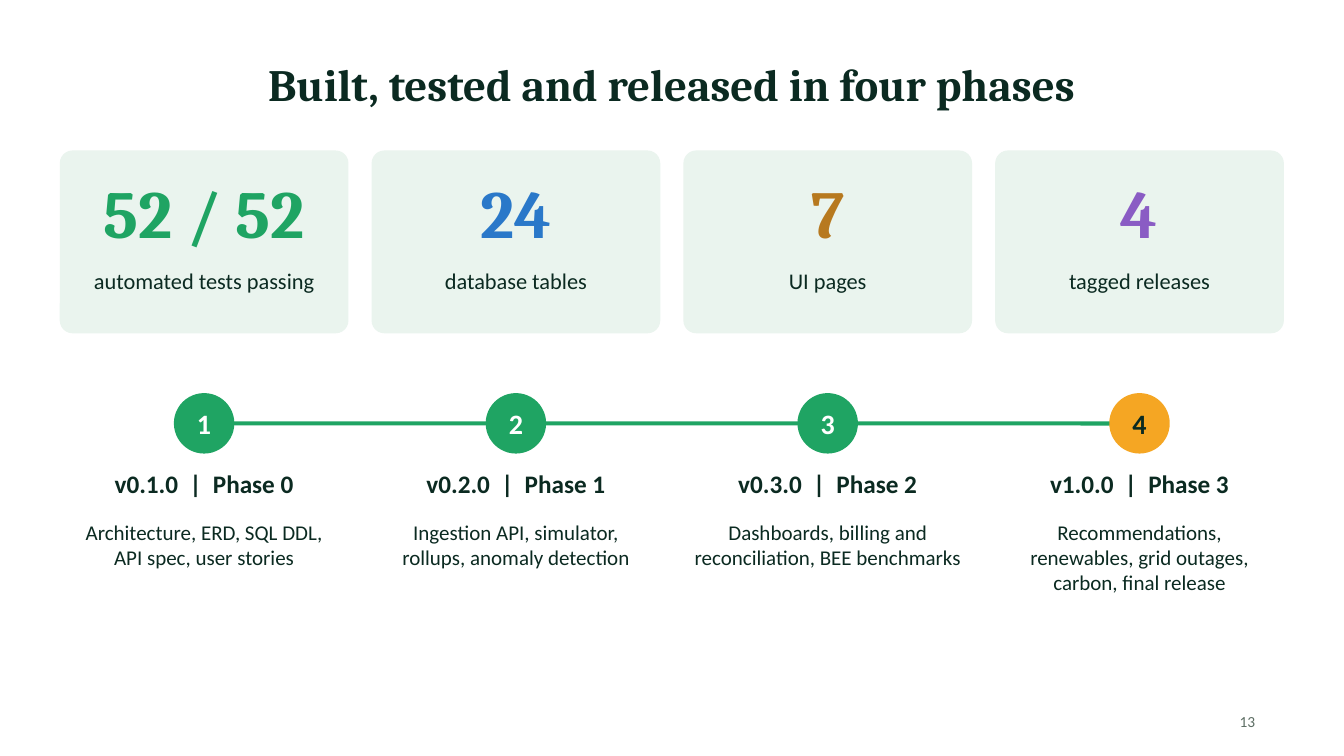
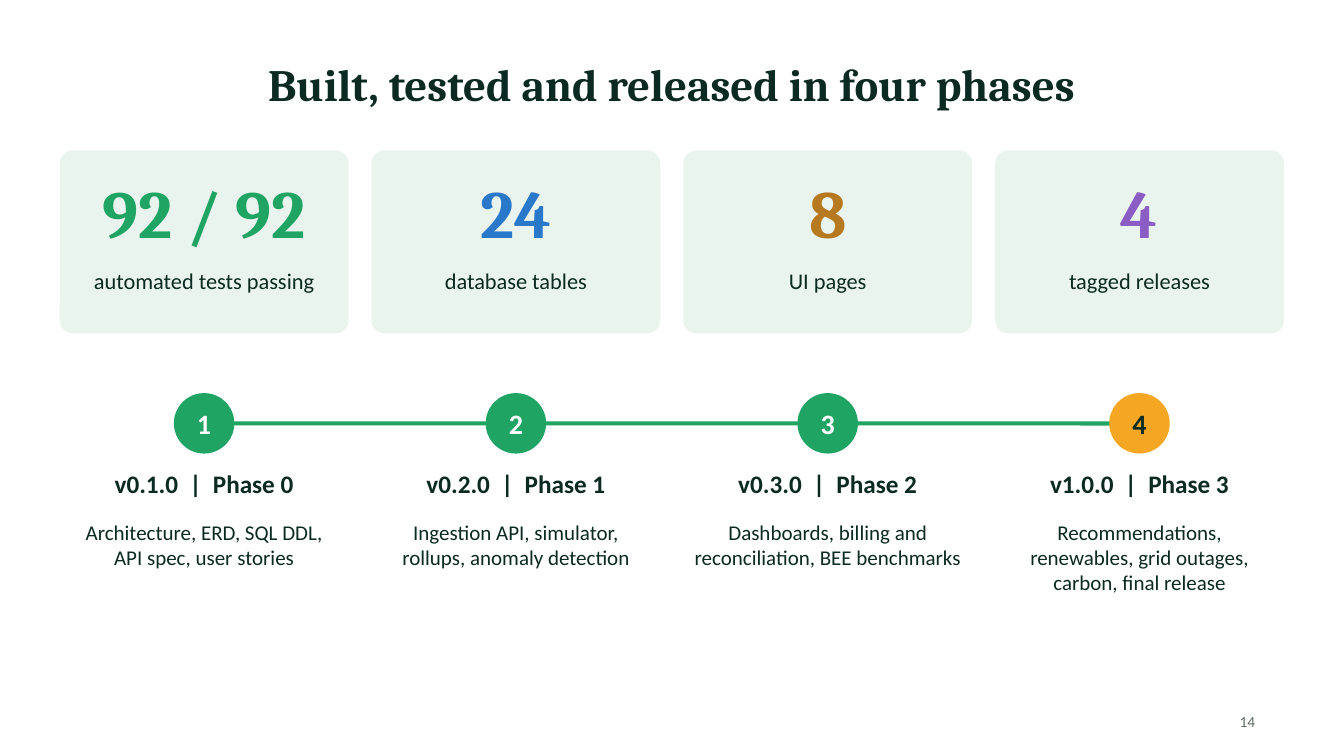
Before and after one commit to Priyanshu2068/mca2-fsdpython-greengrid, a slide deck: slide 14 of submission/2_Project_Presentation.pptx (slide 13 before the commit). Drawn at 1344x756 pixels with LibreOffice and Linux fonts; fonts in the diff are those of the drawing. Boxes give left, top, right and bottom in pixels: in the first picture for what was removed or moved away, otherwise in the second. Text is boxed around its words. In the diff, an @@ line names an element or a change of style, - is before the commit and + after.

Commit message:
docs(submission): regenerate PDFs, Word files and deck with the latest changes
All documents now reflect the post-release enhancements (92 tests, 8 pages, role
matrix, user onboarding, add facility, change password, anonymous ranking, live
refresh, solar and diesel telemetry, Docker). The code PDF includes the Docker
files, and the generated PDFs contain no local build paths.

```diff
--- a/submission/2_Project_Presentation.pptx
+++ b/submission/2_Project_Presentation.pptx
@@ text at bbox=[102, 192, 306, 239]: text changed @@
-52 / 52
+92 / 92
@@ text at bbox=[809, 192, 846, 239]: text changed @@
-7
+8
@@ page number at bbox=[1240, 717, 1256, 727]: text changed @@
-13
+14
```
Also in this commit, not shown: 7 other slides changed, 1 slide added, 32 other files.
